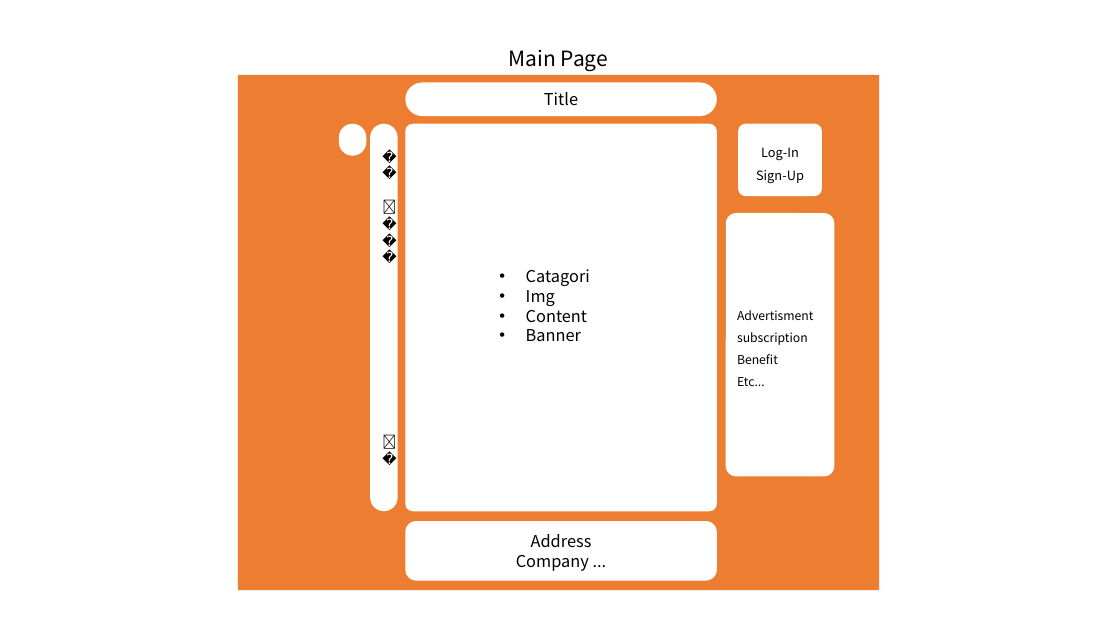
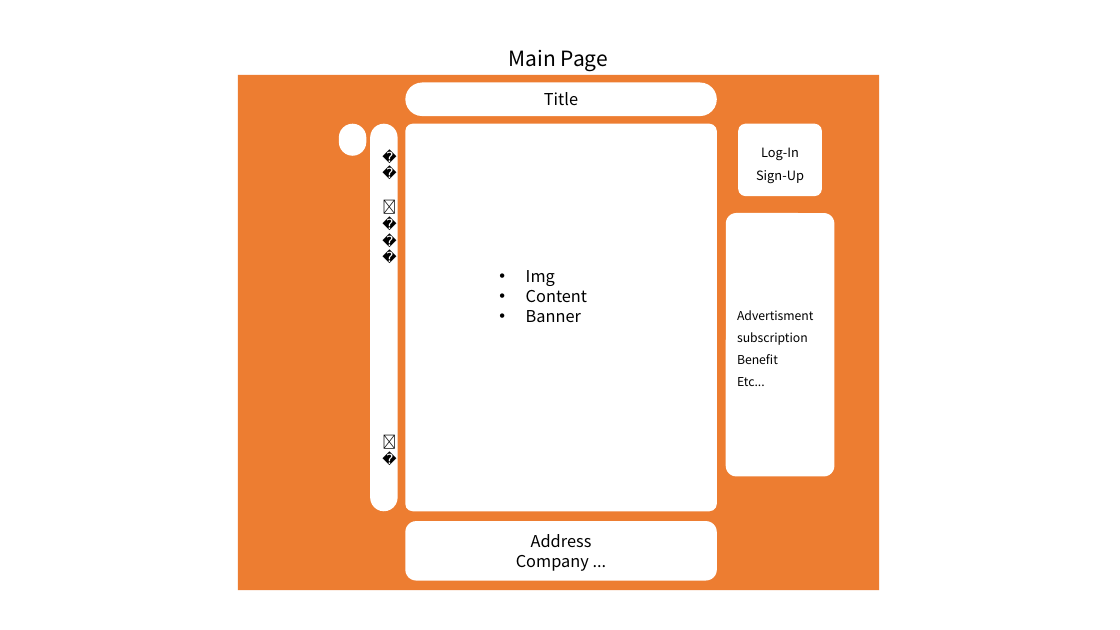
Before and after one commit to seasukmin/DateTeam, a slide deck: slide 1 of 박근모 - 메인/레이아웃.pptx. Drawn at 1120x630 pixels with LibreOffice and Linux fonts; fonts in the diff are those of the drawing. Boxes give left, top, right and bottom in pixels: in the first picture for what was removed or moved away, otherwise in the second. Text is boxed around its words. In the diff, an @@ line names an element or a change of style, - is before the commit and + after.

```diff
--- a/박근모 - 메인/레이아웃.pptx
+++ b/박근모 - 메인/레이아웃.pptx
@@ text at (x1=526, y1=269, x2=590, y2=286): paragraph removed @@
-• Catagori
```
Also in this commit, not shown: 1 slide added, 2 other files.
